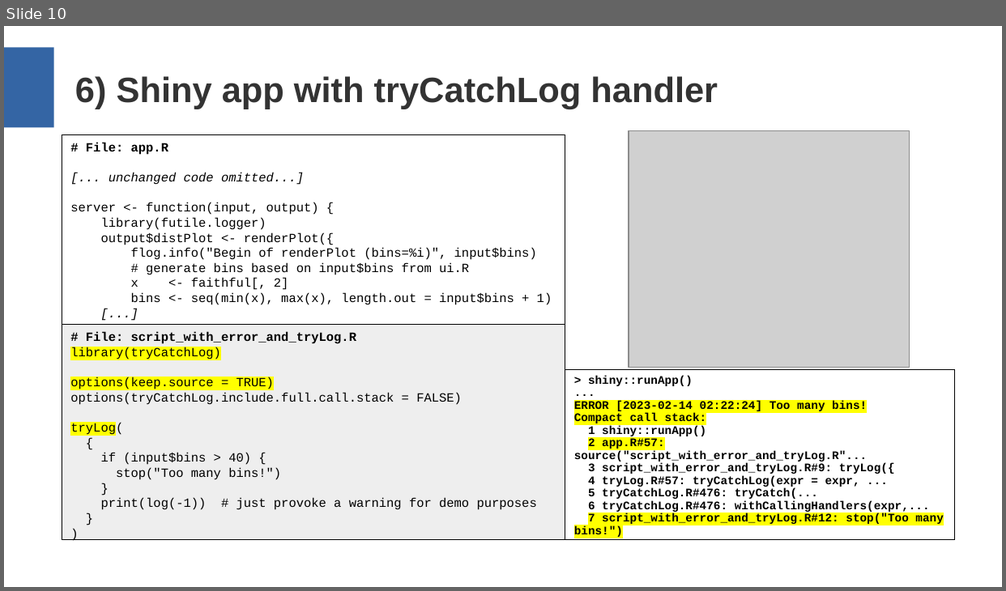
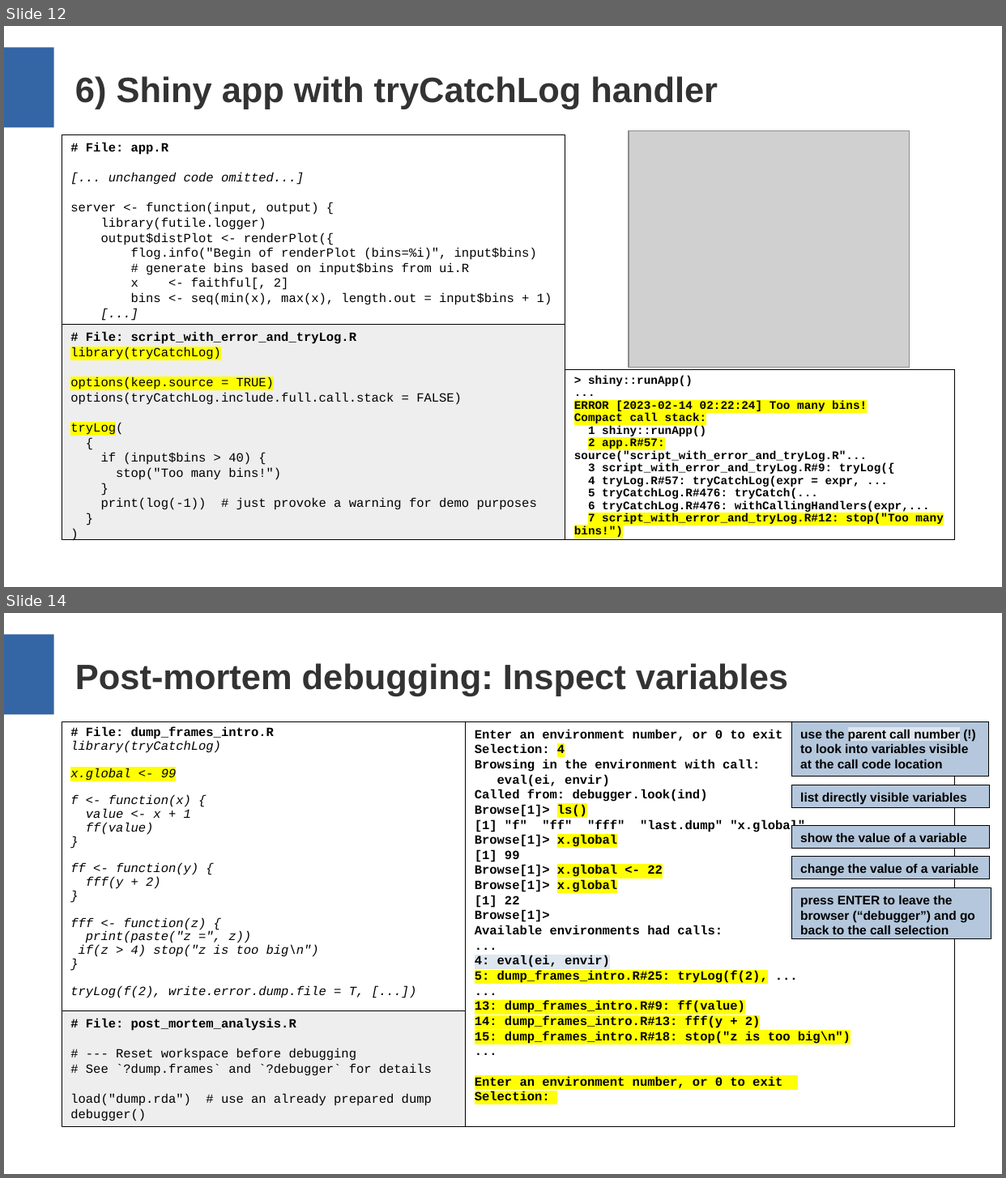
Before and after one commit to aryoda/R_shiny_post_mortem_analysis_training, a slide deck: Training slides.odp. Shown one above the other, each under a label of ours: slide 10 before the commit, slides 12 and 14 after it; the slides between them are not shown. The pictures are 1006x591 and 1006x1178 pixels, drawn with LibreOffice and Linux fonts; fonts in the diff are those of the drawing; grey boxes stand for pictures. Boxes give left, top, right and bottom in pixels: in the first picture for what was removed or moved away, otherwise in the second. Text is boxed around its words. In the diff, an @@ line names an element or a change of style, - is before the commit and + after.

Commit message:
Add slides for post-mortem analysis

```diff
--- a/Training slides.odp
+++ b/Training slides.odp
@@ slide 14 added at [4,613,1002,1174], background #FFFFFF; not listed: 1 template element that a slide beside it also shows @@
@@ title added at [75,663,788,696], 28 pt, text #333333, bold @@
+Post-mortem debugging: Inspect variables
@@ rectangle added at [62,722,466,1012], outline #000000 0 pt, 10 pt, text #000000, italic @@
+# File: dump_frames_intro.R
+library(tryCatchLog)
+x.global <- 99
+f <- function(x) {
+value <- x + 1
+ff(value)
+}
+ff <- function(y) {
+fff(y + 2)
+}
+fff <- function(z) {
+print(paste("z =", z))
+if(z > 4) stop("z is too big\n")
+}
+tryLog(f(2), write.error.dump.file = T, [...])
@@ rectangle added at [466,722,955,1127], outline #000000 0 pt, 10 pt, text #000000, bold @@
+Enter an environment number, or 0 to exit
+Selection: 4
+Browsing in the environment with call:
+eval(ei, envir)
+Called from: debugger.look(ind)
+Browse[1]> ls()
+[1] "f" "ff" "fff" "last.dump" "x.global"
+Browse[1]> x.global
+[1] 99
+Browse[1]> x.global <- 22
+Browse[1]> x.global
+[1] 22
+Browse[1]>
+Available environments had calls:
+...
+4: eval(ei, envir)
+5: dump_frames_intro.R#25: tryLog(f(2), ...
+...
+13: dump_frames_intro.R#9: ff(value)
+14: dump_frames_intro.R#13: fff(y + 2)
+15: dump_frames_intro.R#18: stop("z is too big\n")
+...
+Enter an environment number, or 0 to exit
+Selection:
@@ rectangle added at [792,722,988,776], fill #B4C7DC, outline #000000 0 pt, 10 pt, text #000000, bold @@
+use the parent call number (!)
+to look into variables visible
+at the call code location
@@ rectangle added at [792,785,990,807], fill #B4C7DC, outline #000000 0 pt, 10 pt, text #000000, bold @@
+list directly visible variables
@@ rectangle added at [792,826,990,849], fill #B4C7DC, outline #000000 0 pt, 10 pt, text #000000, bold @@
+show the value of a variable
@@ rectangle added at [792,857,990,879], fill #B4C7DC, outline #000000 0 pt, 10 pt, text #000000, bold @@
+change the value of a variable
@@ rectangle added at [792,888,991,939], fill #B4C7DC, outline #000000 0 pt, 10 pt, text #000000, bold @@
+press ENTER to leave the
+browser (“debugger”) and go
+back to the call selection
@@ rectangle added at [62,1012,466,1127], fill #EEEEEE, outline #000000 0 pt, 10 pt, text #000000 @@
+# File: post_mortem_analysis.R
+# --- Reset workspace before debugging
+# See `?dump.frames` and `?debugger` for details
+load("dump.rda") # use an already prepared dump
+debugger()
@@ what was slide 10 is now slide 12 @@
```
Also in this commit, not shown: 4 slides changed, 3 other slides added.
